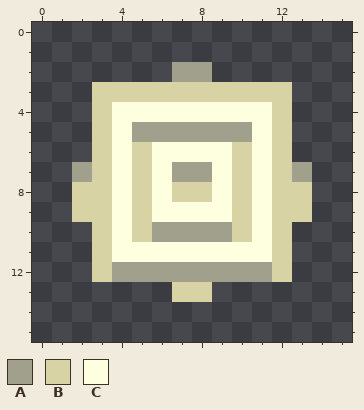
File history of a pixel-art file, Assets/Runtime/Aseprite/Target/TargetNotActive.aseprite. This is how it looked before the edit.
16x16 pixels, 1 frame.
Palette (. is transparent): A #a0a08d  B #d8d3a5  C #fdffdf
Pixels before, first column x 2:
 2 .....AA.....
 3 .BBBBBBBBBB.
 4 .BCCCCCCCCB.
 5 .BCAAAAAACB.
 6 .BCBCCCCBCB.
 7 ABCBCAACBCBA
 8 BBCBCBBCBCBB
 9 BBCBCCCCBCBB
10 .BCBAAAABCB.
11 .BCCCCCCCCB.
12 .BAAAAAAAAB.
13 .....BB.....
After the commit:
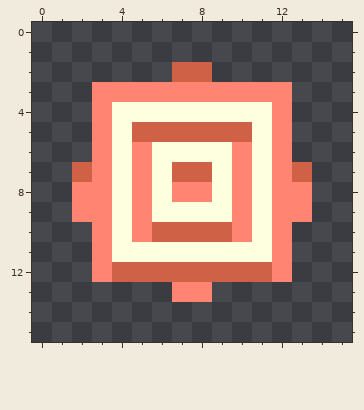
From old to new:
layer "Layer 2" added
colour A: #a0a08d -> #cf6246
colour B: #d8d3a5 -> #ff8472
Changed places in both pictures, as pixel boxes (x1, y1, x2, y2):
changed: (72, 62, 312, 302)
